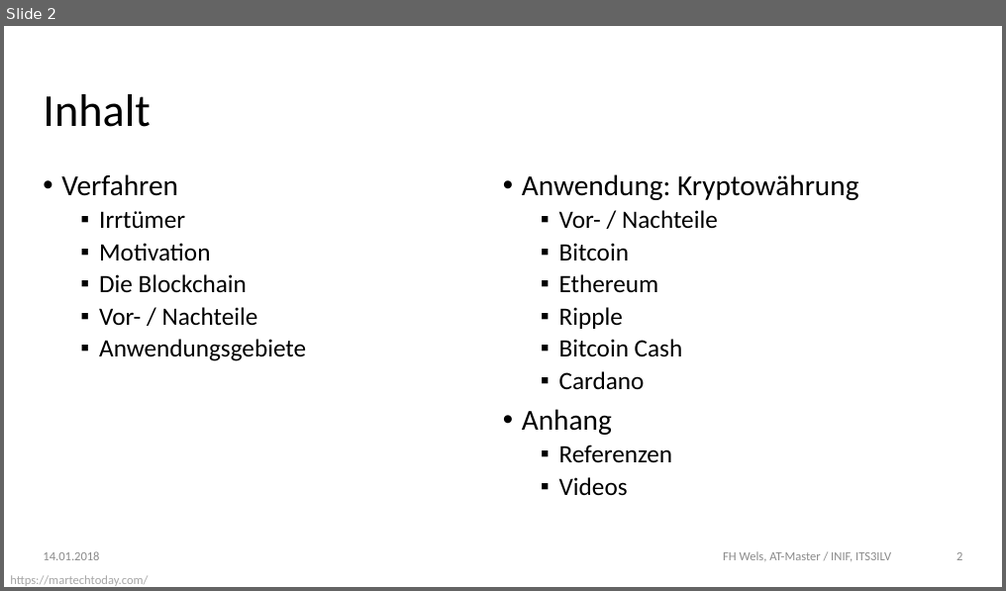
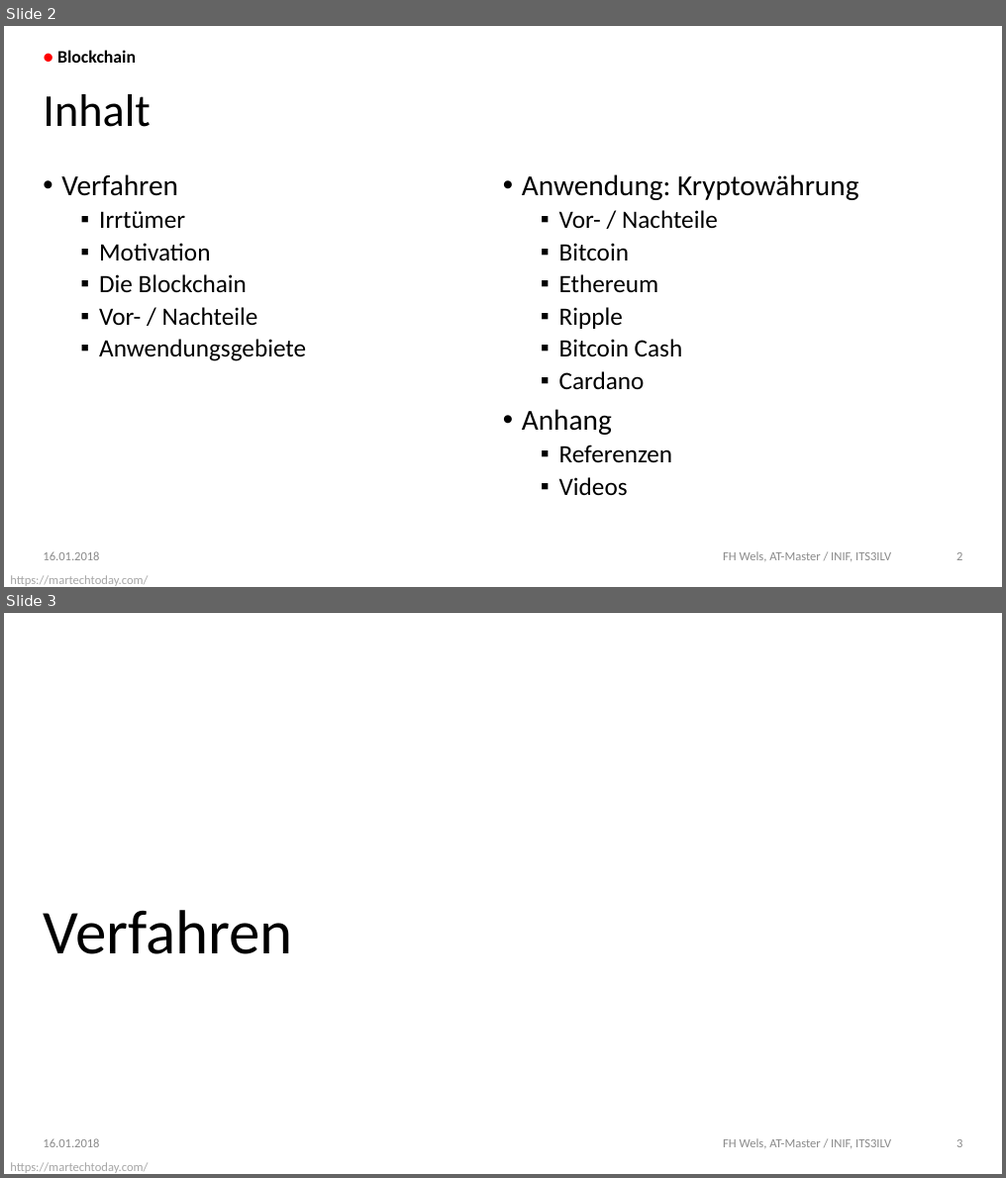
Before and after one commit to DoSchoe/ITS, a slide deck: Präsentation/Blockchain – Technologie.pptx. Shown one above the other, each under a label of ours: slide 2 before the commit, slides 2 and 3 after it. The pictures are 1006x591 and 1006x1178 pixels, drawn with LibreOffice and Linux fonts; fonts in the diff are those of the drawing; background and template pictures are left out. Boxes give left, top, right and bottom in pixels: in the first picture for what was removed or moved away, otherwise in the second. Text is boxed around its words. In the diff, an @@ line names an element or a change of style, - is before the commit and + after.

```diff
--- a/Präsentation/Blockchain – Technologie.pptx
+++ b/Präsentation/Blockchain – Technologie.pptx
@@ slide 3 added at (x1=4, y1=613, x2=1002, y2=1174), background picture (left out); not listed: 1 template element that a slide beside it also shows @@
@@ title added at (x1=43, y1=910, x2=292, y2=955), 56.7 pt, text #000000 @@
+Verfahren
@@ text added at (x1=43, y1=1139, x2=99, y2=1148), 11.3 pt, text #8C8C8C @@
+16.01.2018
@@ text added at (x1=723, y1=1139, x2=891, y2=1149), 11.3 pt, text #8C8C8C @@
+FH Wels, AT-Master / INIF, ITS3ILV
@@ page number added at (x1=956, y1=1140, x2=962, y2=1148), 11.3 pt, text #8C8C8C @@
+3
@@ slide 2 changed as well @@
@@ text added at (x1=57, y1=50, x2=136, y2=63), 16 pt, text #000000, bold @@
+● Blockchain
@@ text at (x1=43, y1=552, x2=99, y2=561): text changed @@
-14.01.2018
+16.01.2018
```
Also in this commit, not shown: 17 other slides changed, 2 other slides added.
